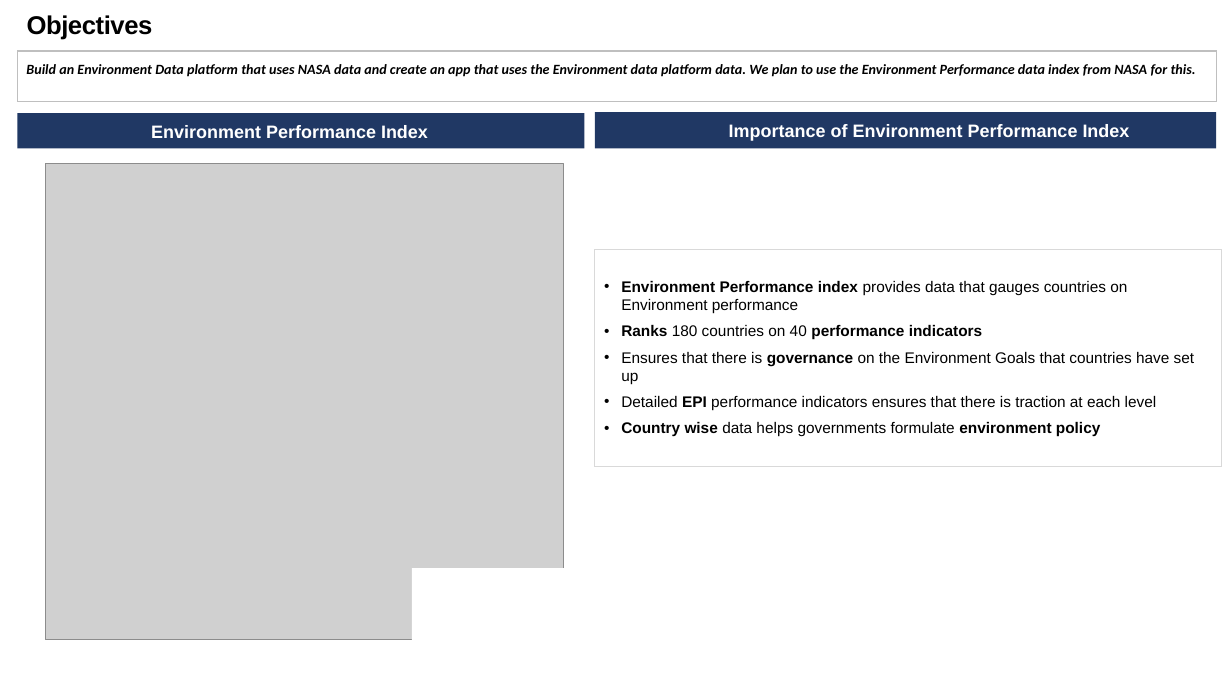
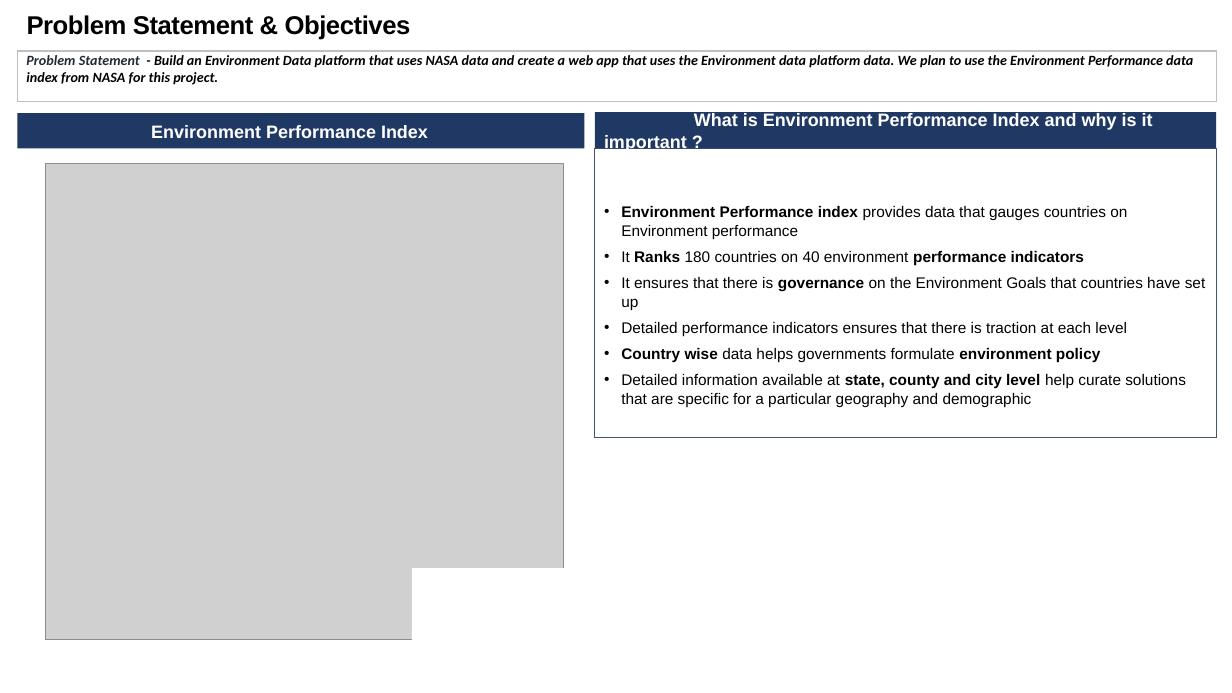
Before and after one commit to ruchirmathur/spaceapps, a slide deck: slide 2 of NASA Open Data.pptx. Drawn at 1232x693 pixels with LibreOffice and Linux fonts; fonts in the diff are those of the drawing; grey boxes stand for pictures. Boxes give left, top, right and bottom in pixels: in the first picture for what was removed or moved away, otherwise in the second. Text is boxed around its words. In the diff, an @@ line names an element or a change of style, - is before the commit and + after.

```diff
--- a/NASA Open Data.pptx
+++ b/NASA Open Data.pptx
@@ text at (27, 15, 411, 40): text changed @@
-Objectives
+Problem Statement & Objectives
@@ text in rectangle at (26, 55, 1193, 85): text changed @@
-Build an Environment Data platform that uses NASA data and create an app that uses the Environment data platform data. We plan to use the Environment Performance data index from NASA for this.
+Problem Statement - Build an Environment Data platform that uses NASA data and create a web app that uses the Environment data platform data. We plan to use the Environment Performance data index from NASA for this project.
@@ text in rectangle at (604, 113, 1153, 152): text changed @@
-Importance of Environment Performance Index
+What is Environment Performance Index and why is it important ?
@@ rectangle "Environment Performance index provides data ...": place and size @@
-rectangle "Environment Performance index provides data ..." at (595, 250, 1222, 468)
+rectangle "Environment Performance index provides data ..." at (595, 149, 1216, 438)
@@ rectangle "Environment Performance index provides data ..." at (595, 149, 1216, 438): outline #D9D9D9 0.75 pt to #44546A 0.75 pt @@
@@ text in rectangle at (621, 251, 1205, 336): text changed @@
-• Ranks 180 countries on 40 performance indicators
-• Ensures that there is governance on the Environment Goals that countries have set up
-• Detailed EPI performance indicators ensures that there is traction at each level
+• It Ranks 180 countries on 40 environment performance indicators
+• It ensures that there is governance on the Environment Goals that countries have set up
+• Detailed performance indicators ensures that there is traction at each level
@@ text in rectangle at (621, 374, 1186, 407): paragraph added @@
+• Detailed information available at state, county and city level help curate solutions that are specific for a particular geography and demographic
```
Also in this commit, not shown: 6 other slides changed.
